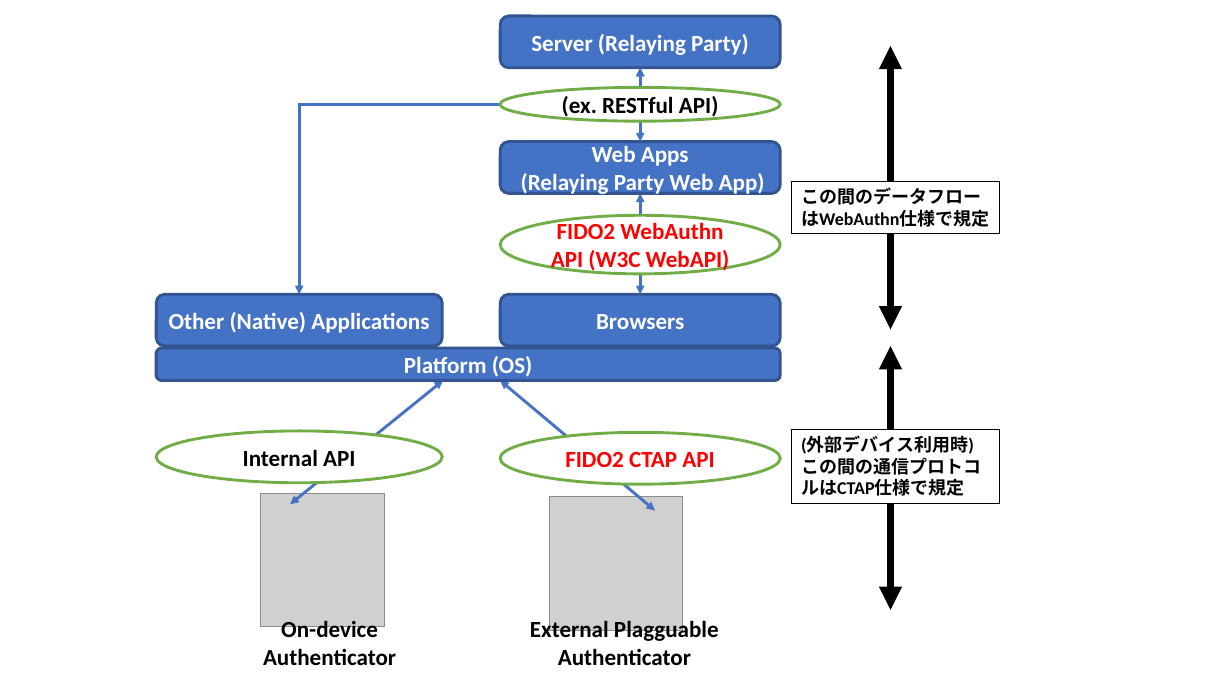
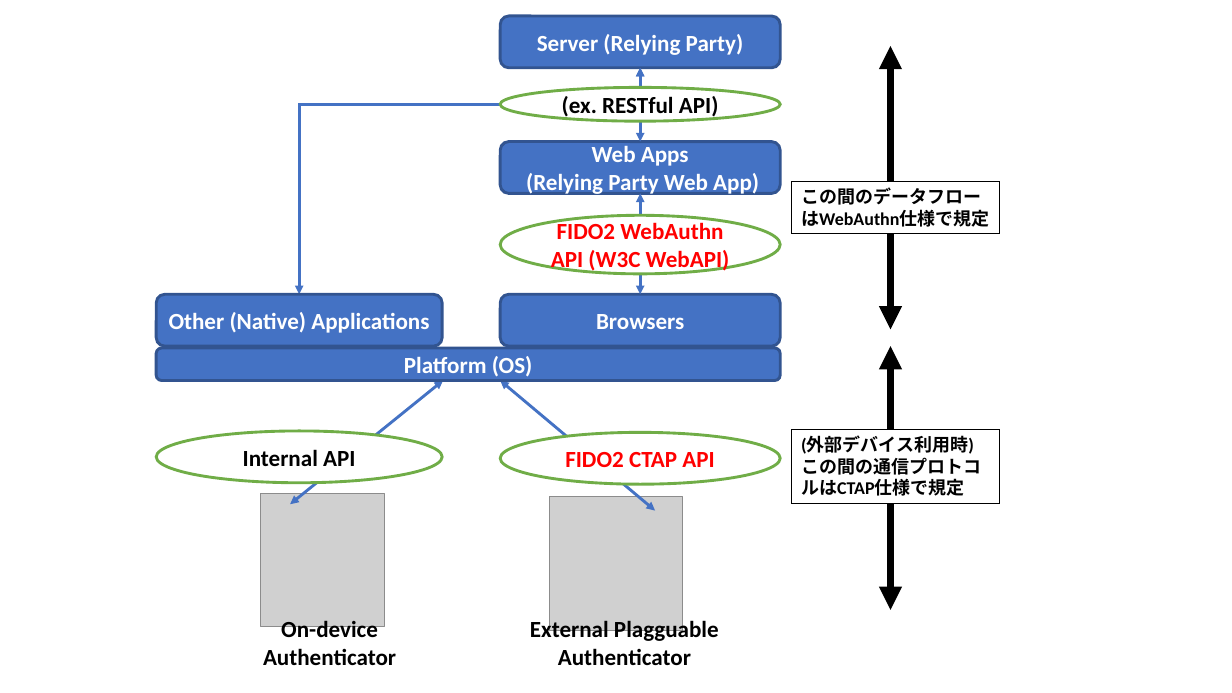
Before and after one commit to junkurihara/class-fido2_webauthn, a slide deck: slide 7 of slides/Figs/figures.pptx. Drawn at 1232x693 pixels with LibreOffice and Linux fonts; fonts in the diff are those of the drawing; grey boxes stand for pictures. Boxes give left, top, right and bottom in pixels: in the first picture for what was removed or moved away, otherwise in the second. Text is boxed around its words. In the diff, an @@ line names an element or a change of style, - is before the commit and + after.

```diff
--- a/slides/Figs/figures.pptx
+++ b/slides/Figs/figures.pptx
@@ text in rounded rectangle at (537, 34, 744, 55): text changed @@
-Server (Relaying Party)
+Server (Relying Party)
@@ text in rounded rectangle at (526, 173, 759, 197): text changed @@
-(Relaying Party Web App)
+(Relying Party Web App)
```
Also in this commit, not shown: 6 other slides changed, 2 slides added, 7 other files.
